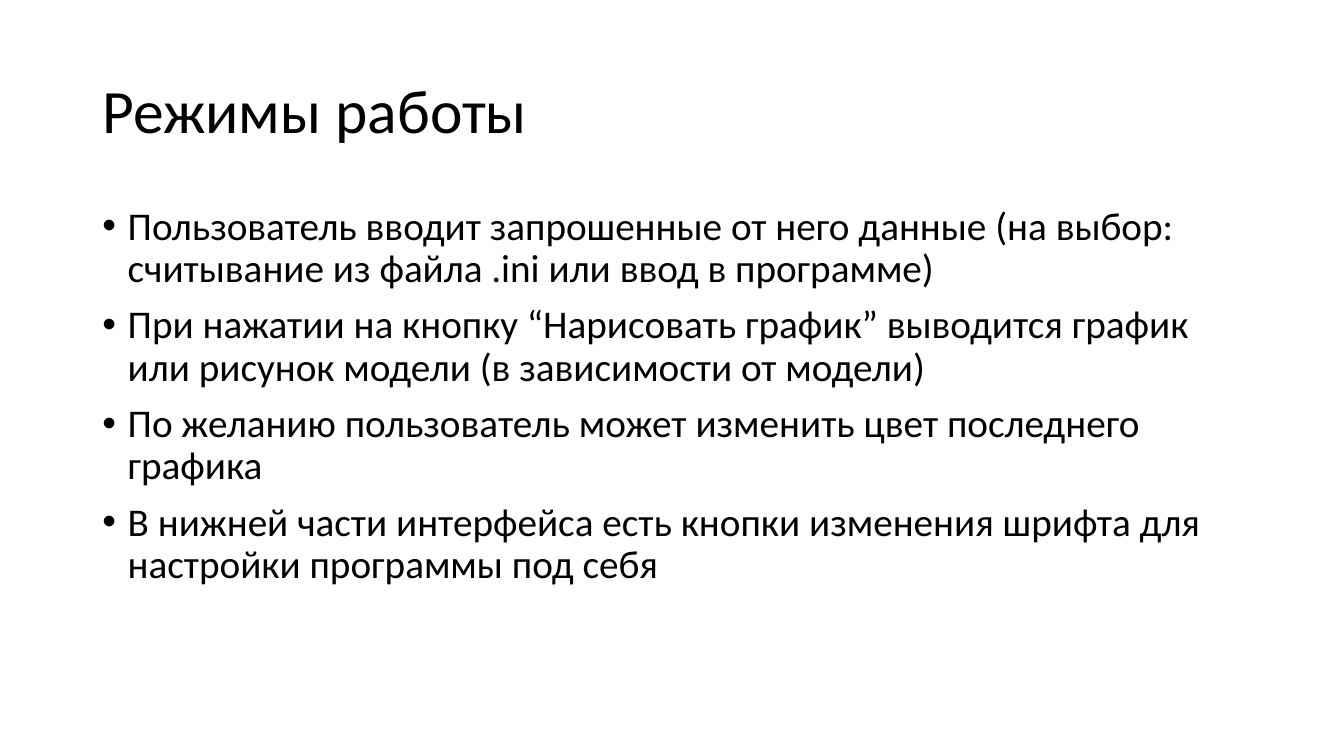
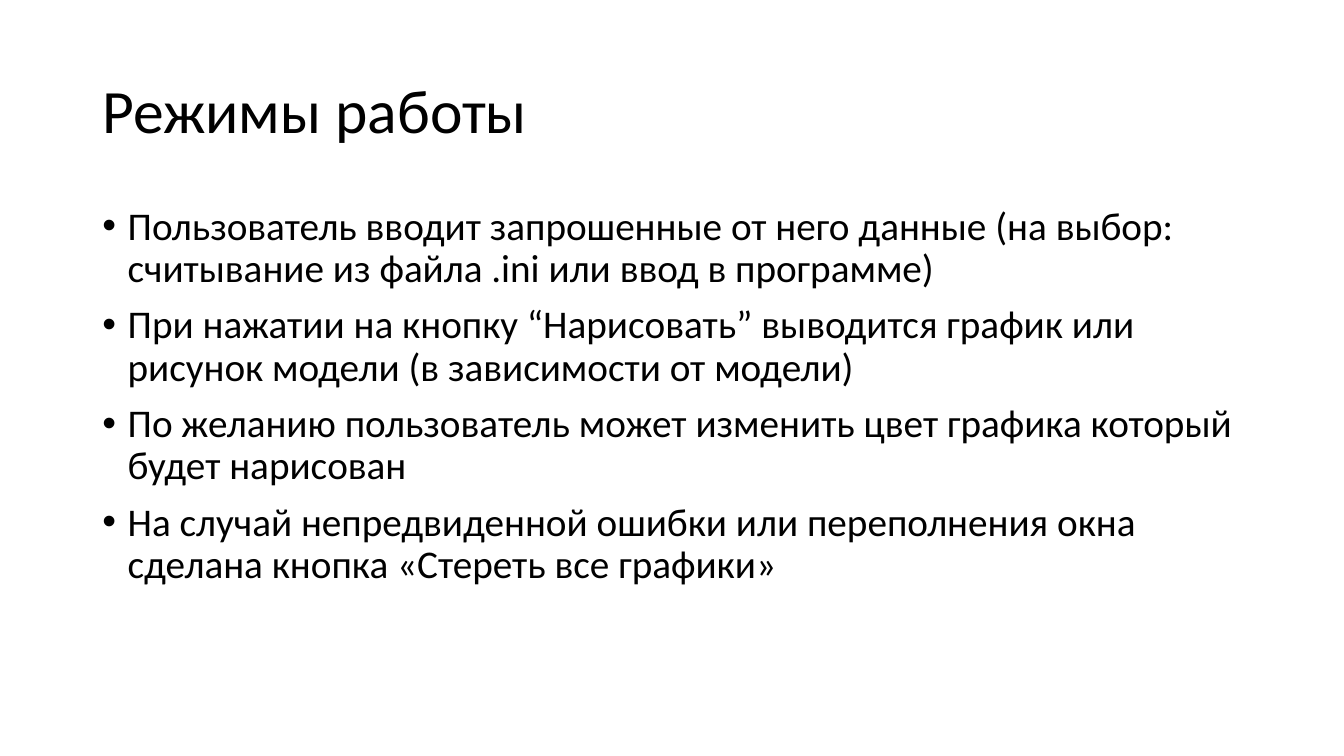
Before and after one commit to Zhur06/SchoolProject1-MathModeling-of-item-drop, a slide deck: slide 7 of Презентация.pptx. Drawn at 1344x756 pixels with LibreOffice and Linux fonts; fonts in the diff are those of the drawing. Boxes give left, top, right and bottom in pixels: in the first picture for what was removed or moved away, otherwise in the second. Text is boxed around its words. In the diff, an @@ line names an element or a change of style, - is before the commit and + after.

```diff
--- a/Презентация.pptx
+++ b/Презентация.pptx
@@ text at [128,310,1232,585]: text changed @@
-• При нажатии на кнопку “Нарисовать график” выводится график или рисунок модели (в зависимости от модели)
-• По желанию пользователь может изменить цвет последнего графика
-• В нижней части интерфейса есть кнопки изменения шрифта для настройки программы под себя
+• При нажатии на кнопку “Нарисовать” выводится график или рисунок модели (в зависимости от модели)
+• По желанию пользователь может изменить цвет графика который будет нарисован
+• На случай непредвиденной ошибки или переполнения окна сделана кнопка «Стереть все графики»
```
Also in this commit, not shown: 2 other slides changed, 1 slide removed.
